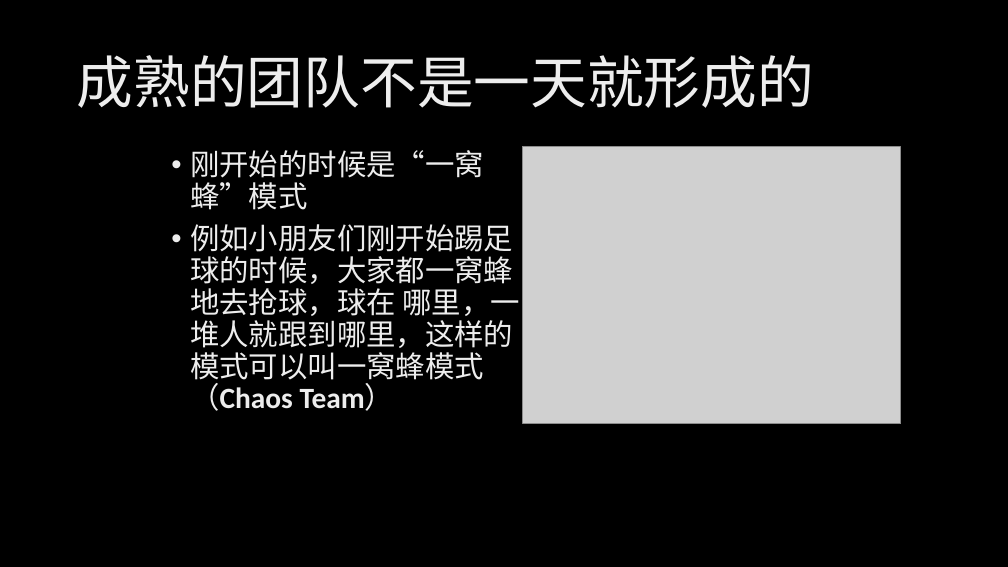
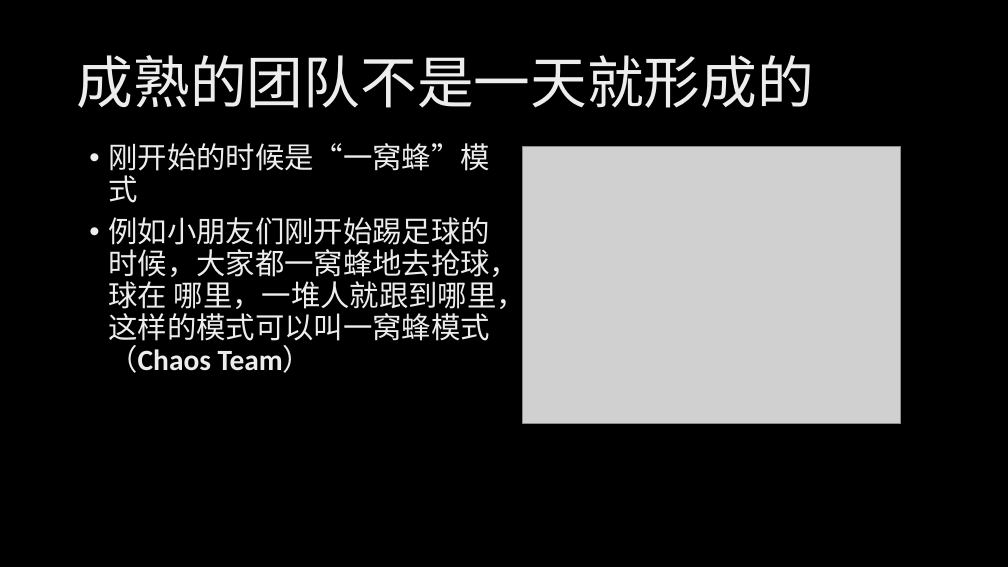
Before and after one commit to xinase/ASE, a slide deck: slide 6 of chapter5/ASE_5_Team_and_Process.pptx. Drawn at 1008x567 pixels with LibreOffice and Linux fonts; fonts in the diff are those of the drawing; grey boxes stand for pictures; background and template pictures are left out. Boxes give left, top, right and bottom in pixels: in the first picture for what was removed or moved away, otherwise in the second. Text is boxed around its words. In the diff, an @@ line names an element or a change of style, - is before the commit and + after.

```diff
--- a/chapter5/ASE_5_Team_and_Process.pptx
+++ b/chapter5/ASE_5_Team_and_Process.pptx
@@ text "刚开始的时候是“一窝蜂”模式" rewrapped from [190, 150, 519, 411] to [108, 143, 526, 373] @@
```
Also in this commit, not shown: 5 other slides changed.
